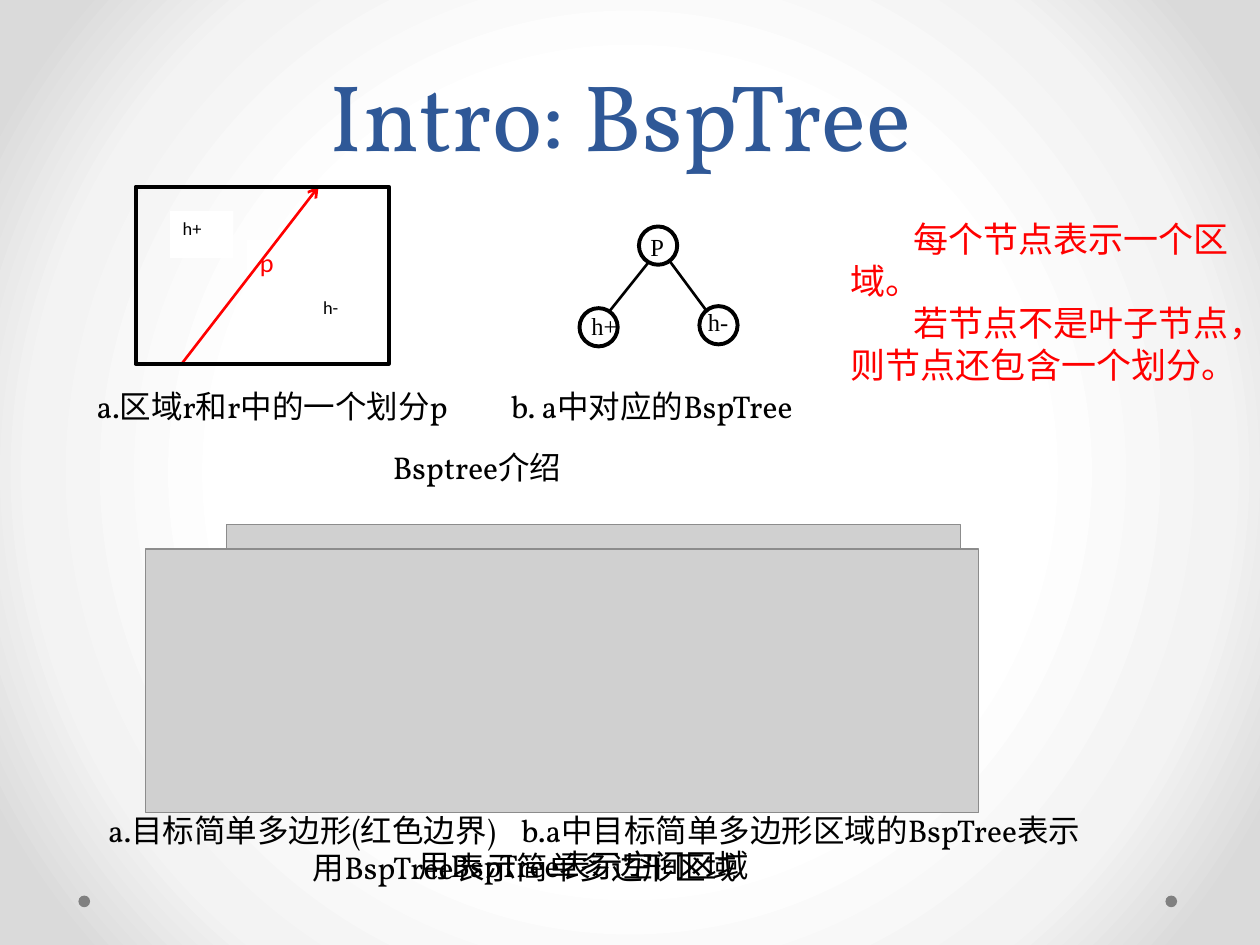
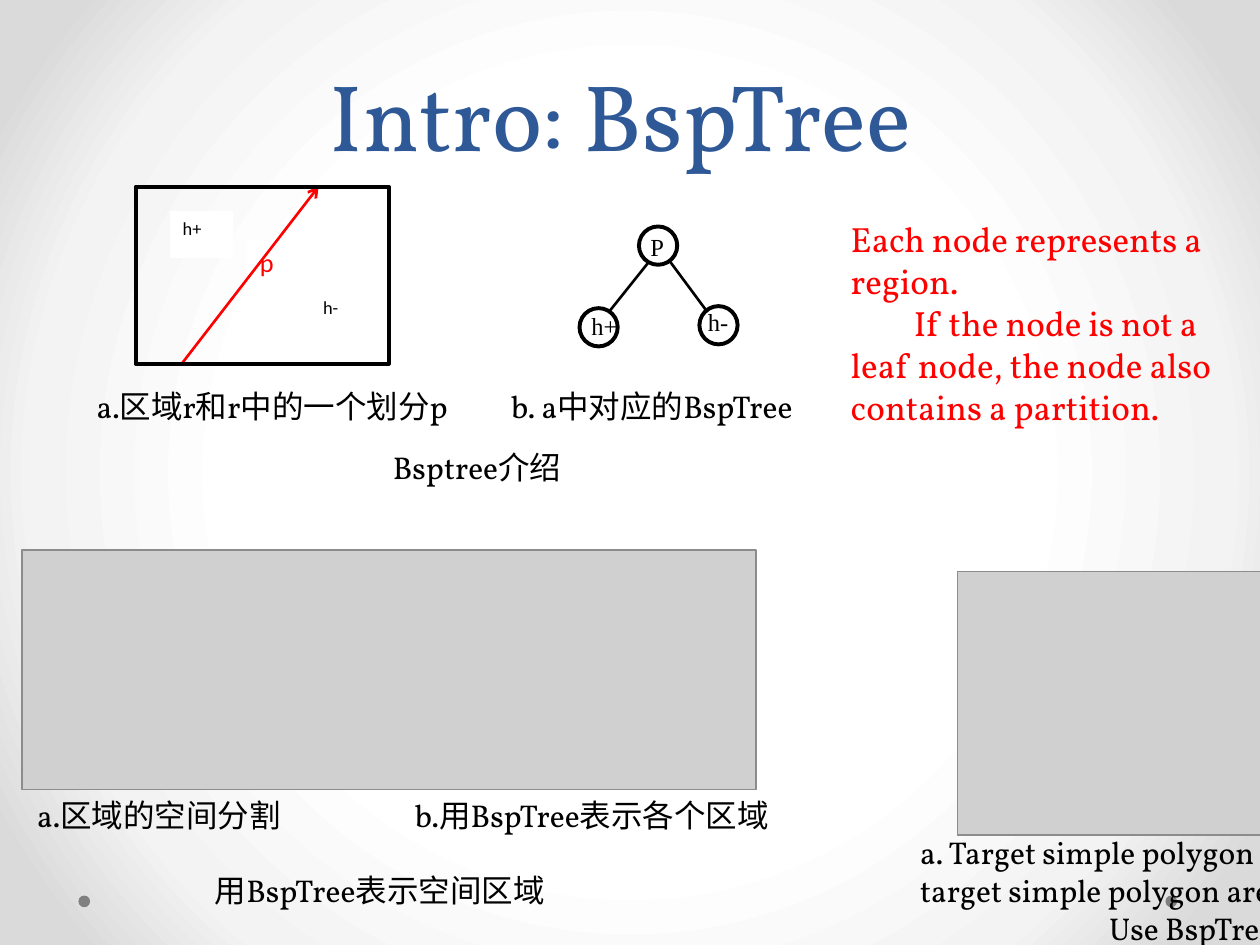
Before and after one commit to goldragoon/BspTreeBooleanOperation, a slide deck: slide 3 of report.pptx. Drawn at 1260x945 pixels with LibreOffice and Linux fonts; fonts in the diff are those of the drawing; grey boxes stand for pictures. Boxes give left, top, right and bottom in pixels: in the first picture for what was removed or moved away, otherwise in the second. Text is boxed around its words. In the diff, an @@ line names an element or a change of style, - is before the commit and + after.

```diff
--- a/report.pptx
+++ b/report.pptx
@@ text at (x1=851, y1=227, x2=1212, y2=429): text changed @@
-每个节点表示一个区域。
-若节点不是叶子节点，则节点还包含一个划分。
+Each node represents a region.
+If the node is not a leaf node, the node also contains a partition.
@@ picture resized from (x1=145, y1=549, x2=978, y2=813) to (x1=958, y1=571, x2=1260, y2=834) @@
@@ text at (x1=920, y1=834, x2=1260, y2=945): text changed @@
-a.目标简单多边形(红色边界) b.a中目标简单多边形区域的BspTree表示
-用BspTree表示简单多边形区域
+a. Target simple polygon (red border) b. BspTree representation of the target simple polygon area in a
+Use BspTree to express simple polygon area
@@ 2 texts, 1 picture moved together from (x1=226, y1=524, x2=973, y2=885) to (x1=21, y1=549, x2=769, y2=910) @@
```
Also in this commit, not shown: 7 other slides changed, 9 other files.
